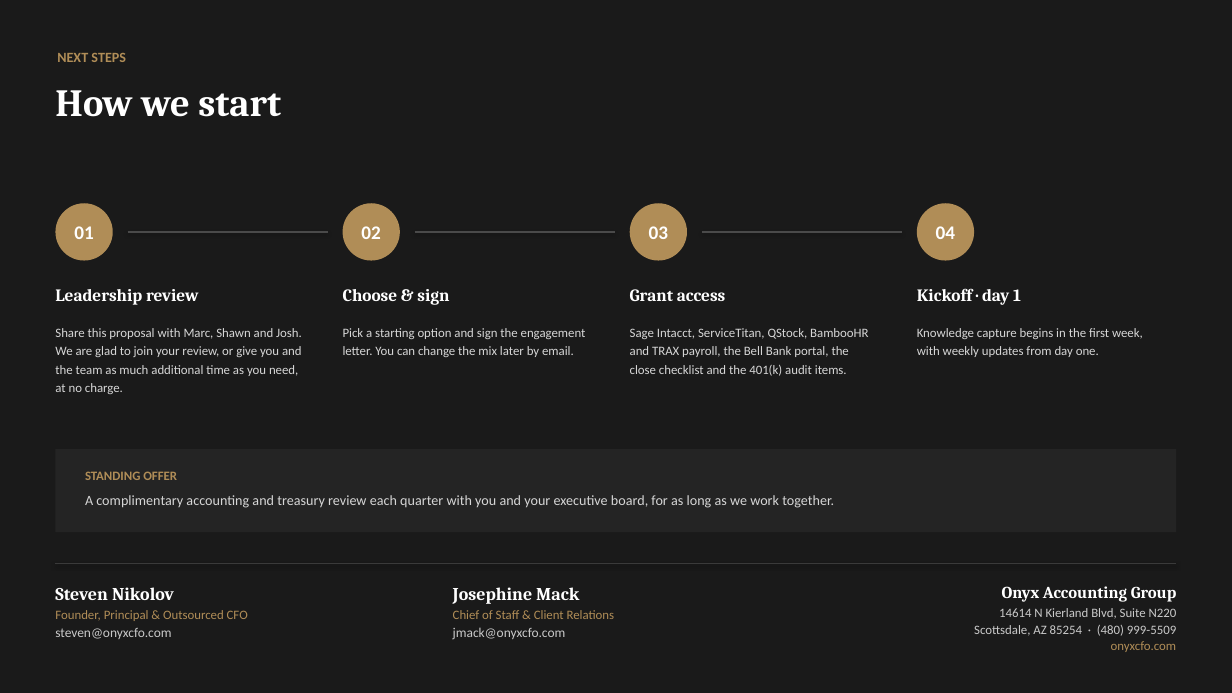
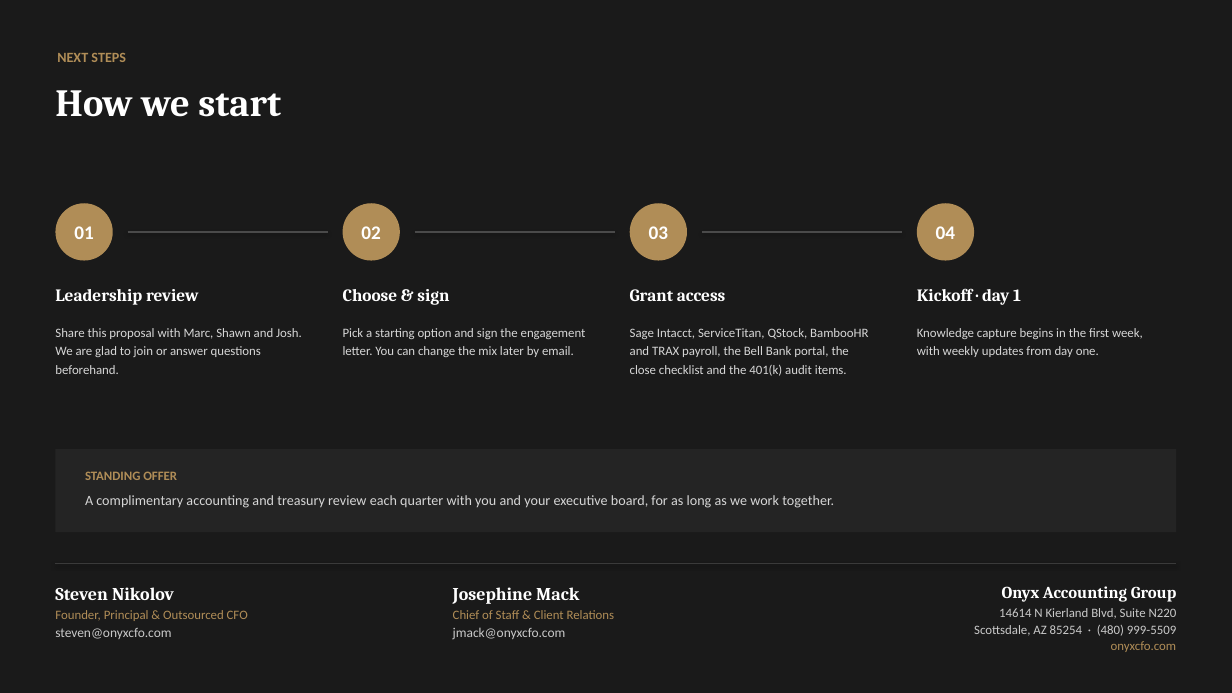
Before and after one commit to Onyxcfo/Engagement-Letter-Edits, a slide deck: slide 14 of Onyx_GeorgeBrazil_Proposal.pptx. Drawn at 1232x693 pixels with LibreOffice and Linux fonts; fonts in the diff are those of the drawing. Boxes give left, top, right and bottom in pixels: in the first picture for what was removed or moved away, otherwise in the second. Text is boxed around its words. In the diff, an @@ line names an element or a change of style, - is before the commit and + after.

```diff
--- a/Onyx_GeorgeBrazil_Proposal.pptx
+++ b/Onyx_GeorgeBrazil_Proposal.pptx
@@ text at [55,328,302,374]: text changed @@
-Share this proposal with Marc, Shawn and Josh. We are glad to join your review, or give you and the team as much additional time as you need, at no charge.
+Share this proposal with Marc, Shawn and Josh. We are glad to join or answer questions beforehand.
```
